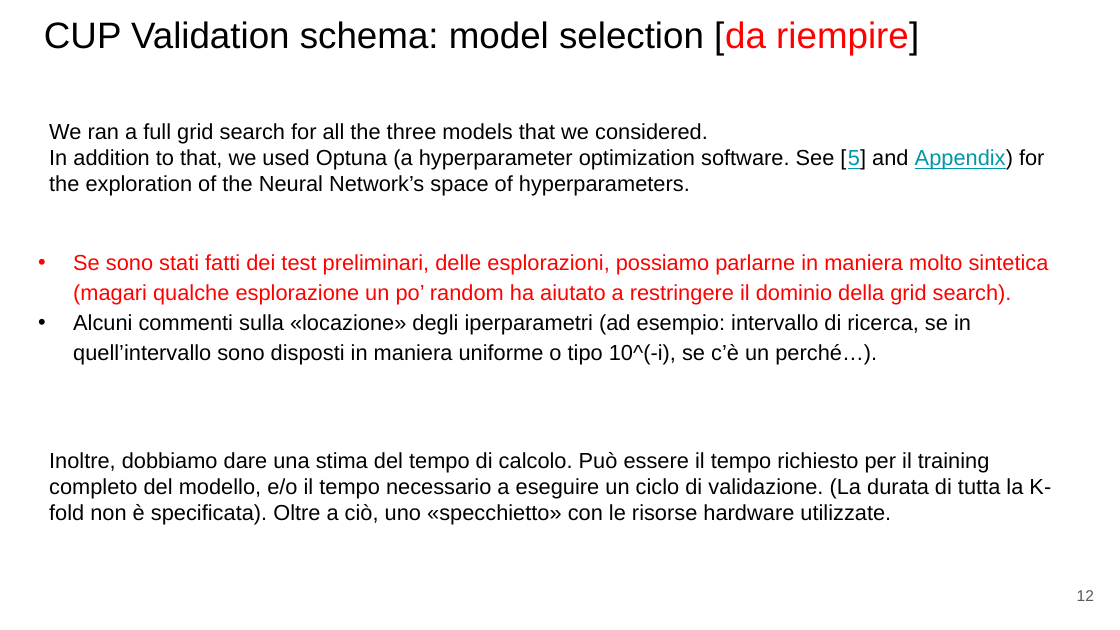
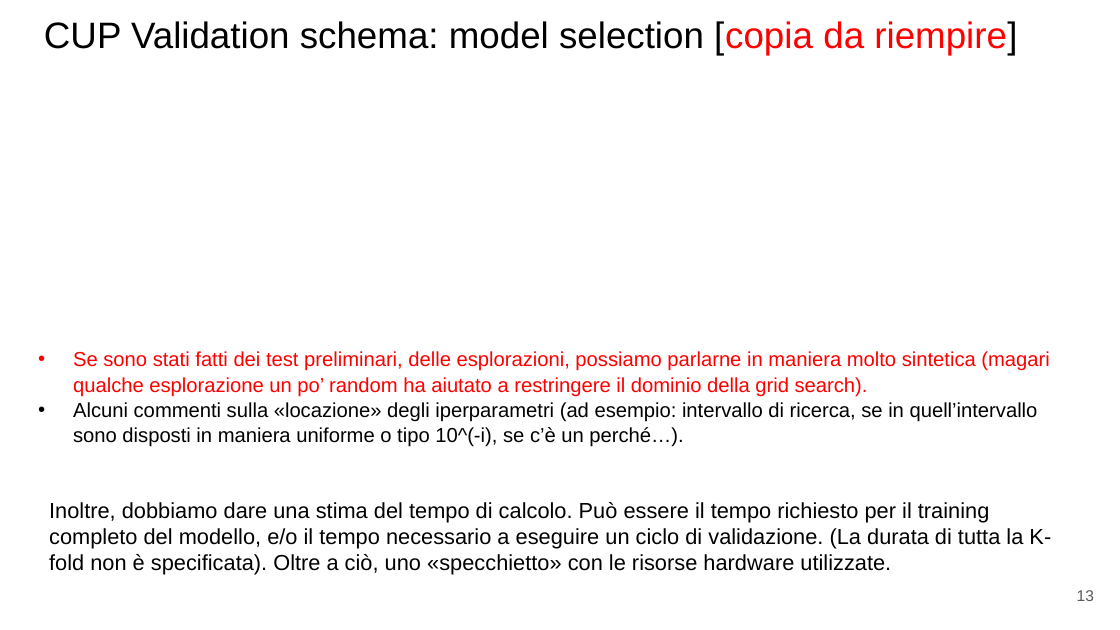
Before and after one commit to paolo-junior-mollica/machine-learning-project, a slide deck: slide 13 of relazione/ML-2023-PRJ-Slides-Demo.pptx (slide 12 before the commit). Drawn at 1120x630 pixels with LibreOffice and Linux fonts; fonts in the diff are those of the drawing. Boxes give left, top, right and bottom in pixels: in the first picture for what was removed or moved away, otherwise in the second. Text is boxed around its words. In the diff, an @@ line names an element or a change of style, - is before the commit and + after.

```diff
--- a/relazione/ML-2023-PRJ-Slides-Demo.pptx
+++ b/relazione/ML-2023-PRJ-Slides-Demo.pptx
@@ title at (44, 21, 1017, 55): text changed @@
-CUP Validation schema: model selection [da riempire]
+CUP Validation schema: model selection [copia da riempire]
@@ text removed at (49, 123, 1044, 196) @@
-We ran a full grid search for all the three models that we considered.
-In addition to that, we used Optuna (a hyperparameter optimization software. See [5] and Appendix) for the exploration of the Neural Network’s space of hyperparameters.
@@ text "Se sono stati fatti dei ...": place and size @@
-text "Se sono stati fatti dei ..." at (73, 254, 1049, 365)
+text "Se sono stati fatti dei ..." at (73, 351, 1049, 447)
@@ text "Se sono stati fatti dei ..." at (73, 351, 1049, 447): size 14 to 12.9 pt; line spacing 1.15 to 1.05 @@
@@ text "Inoltre, dobbiamo dare una stima ...": place and size @@
-text "Inoltre, dobbiamo dare una stima ..." at (49, 452, 1051, 525)
+text "Inoltre, dobbiamo dare una stima ..." at (49, 502, 1051, 575)
@@ page number at (1077, 590, 1094, 601): text changed @@
-12
+13
```
Also in this commit, not shown: 15 other slides changed, 1 slide added.
